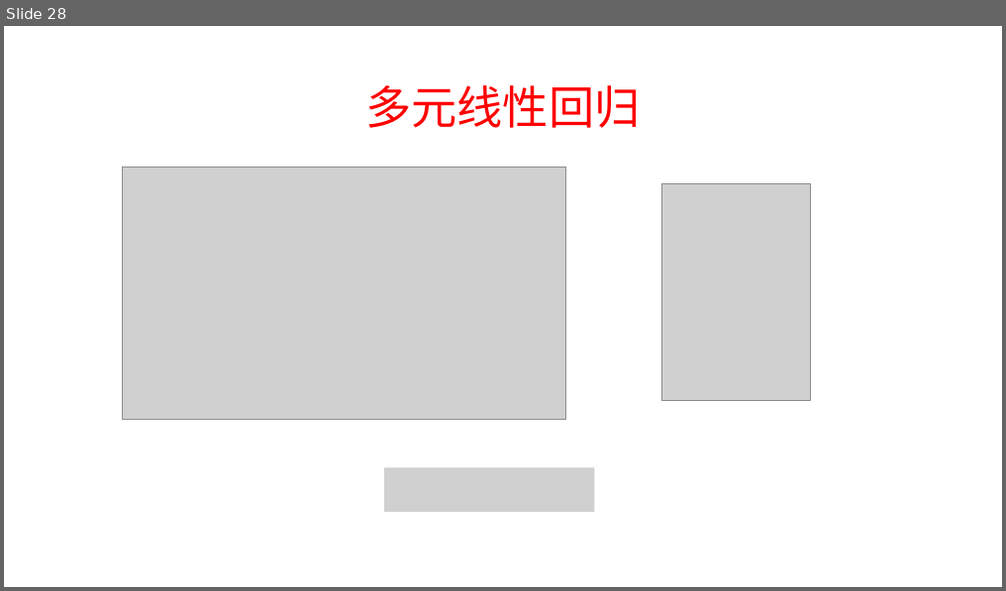
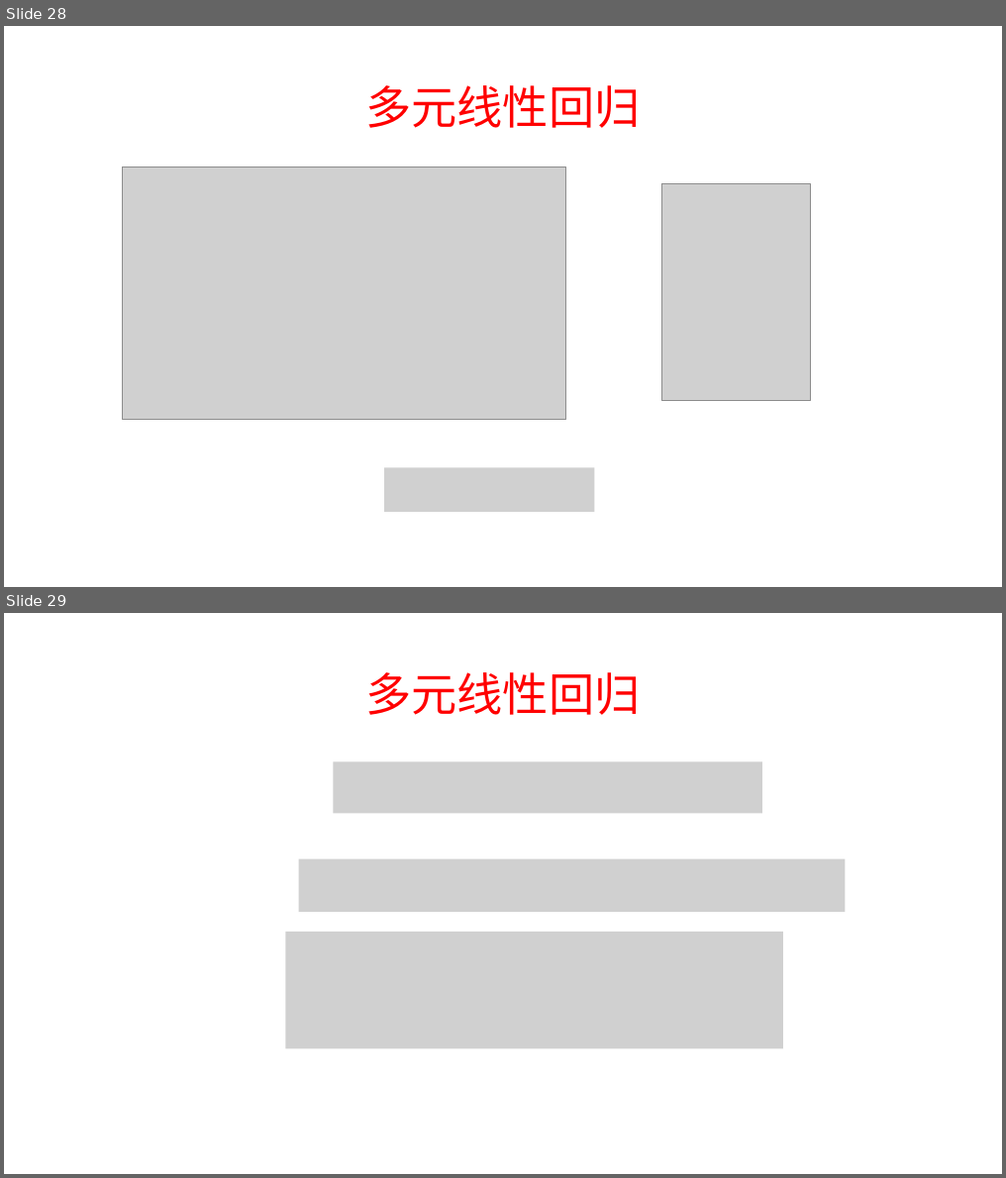
Before and after one commit to xpyuanfly/deepLearning, a slide deck: 3 线性神经网络-陈博/简单线性回归.pptx. Shown one above the other, each under a label of ours: slide 28 before the commit, slides 28 and 29 after it. The pictures are 1006x591 and 1006x1178 pixels, drawn with LibreOffice and Linux fonts; fonts in the diff are those of the drawing; grey boxes stand for pictures. Boxes give left, top, right and bottom in pixels: in the first picture for what was removed or moved away, otherwise in the second. Text is boxed around its words. In the diff, an @@ line names an element or a change of style, - is before the commit and + after.

Commit message:
7.7日线性回归代演示

```diff
--- a/3 线性神经网络-陈博/简单线性回归.pptx
+++ b/3 线性神经网络-陈博/简单线性回归.pptx
@@ slide 29 added at box(4, 613, 1002, 1174), background #FFFFFF @@
@@ title added at box(365, 672, 640, 715), 44 pt, text #FF0000 @@
+多元线性回归
@@ picture added at box(334, 761, 762, 814) @@
@@ picture added at box(299, 860, 846, 912) @@
@@ picture added at box(285, 932, 783, 1050) @@
```
Also in this commit, not shown: 8 other slides added, 2 other files.
